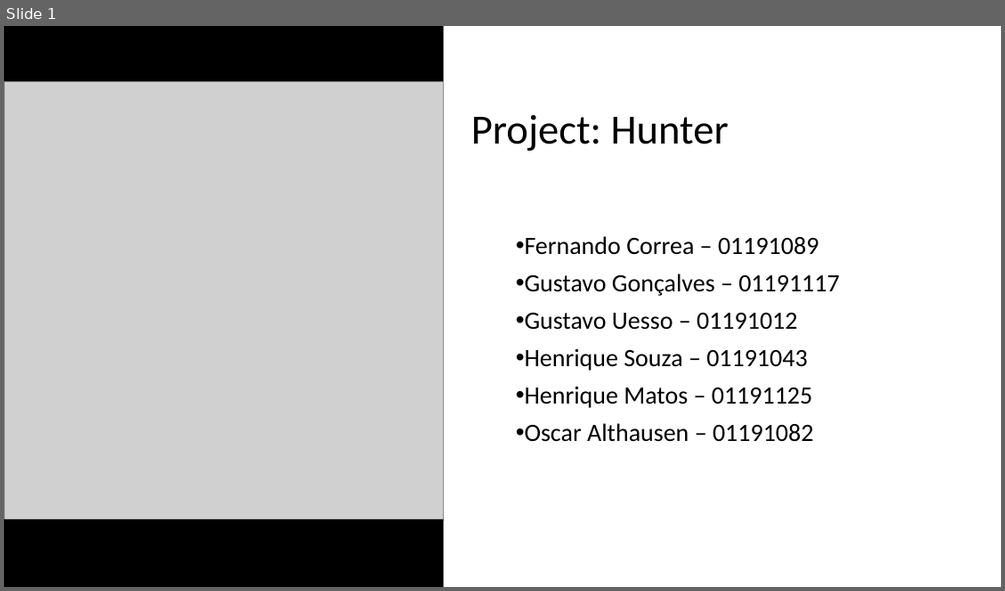
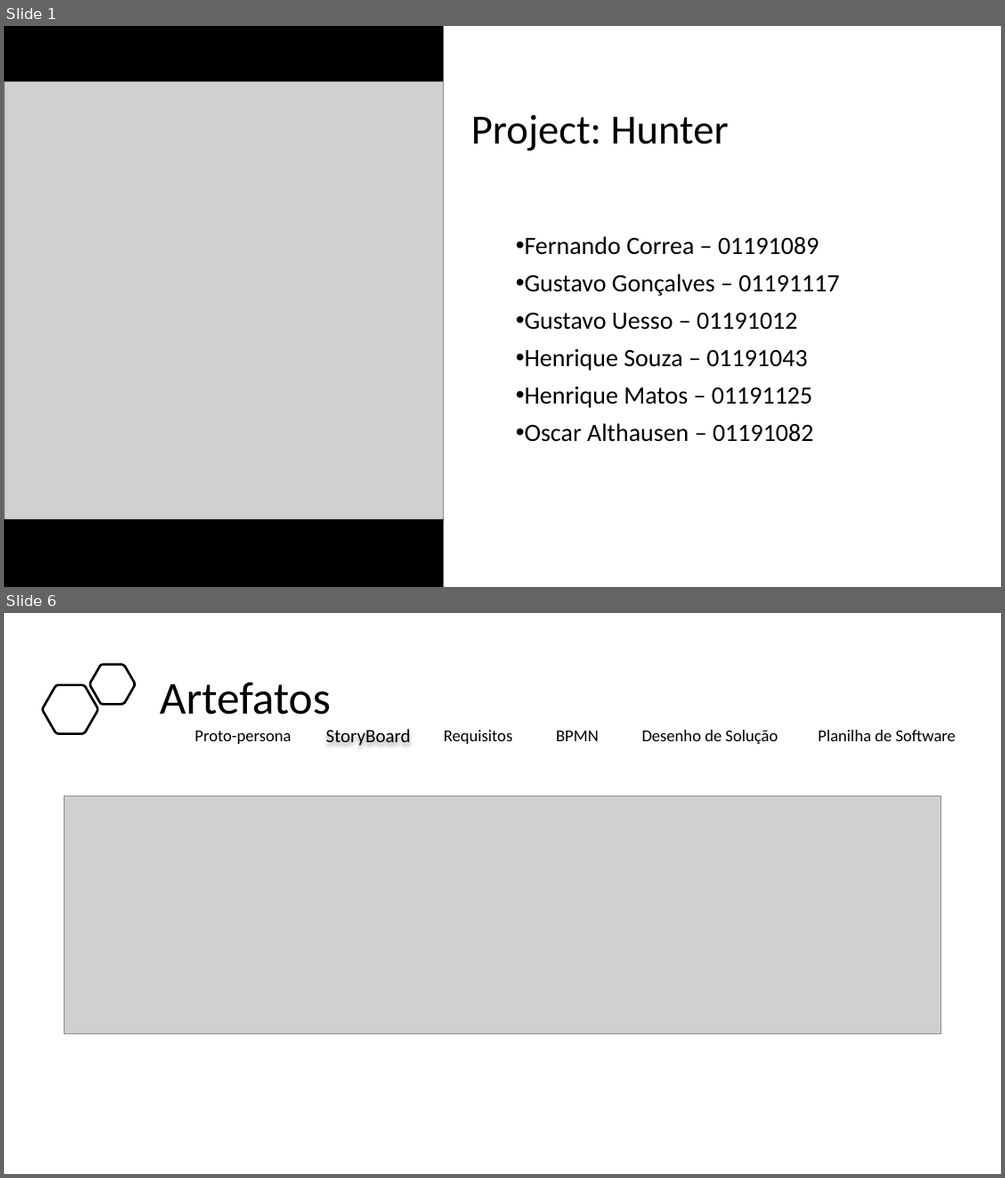
Before and after one commit to BandTec/project-hunter, a slide deck: Documentação/Apresentação - Sprint 3.pptx. Shown one above the other, each under a label of ours: slide 1 before the commit, slides 1 and 6 after it; the slides between them are not shown. The pictures are 1005x591 and 1005x1178 pixels, drawn with LibreOffice and Linux fonts; fonts in the diff are those of the drawing; grey boxes stand for pictures. Boxes give left, top, right and bottom in pixels: in the first picture for what was removed or moved away, otherwise in the second. Text is boxed around its words. In the diff, an @@ line names an element or a change of style, - is before the commit and + after.

```diff
--- a/Documentação/Apresentação - Sprint 3.pptx
+++ b/Documentação/Apresentação - Sprint 3.pptx
@@ slide 6 added at [4, 613, 1001, 1174], background #FFFFFF @@
@@ freeform shape added at [90, 665, 135, 705], outline #000000 2.25 pt @@
@@ freeform shape added at [43, 685, 98, 733], outline #000000 2.25 pt @@
@@ title added at [160, 682, 331, 714], 44 pt, text #000000 @@
+Artefatos
@@ text added at [194, 730, 291, 744], 16 pt, text #000000 @@
+Proto-persona
@@ text added at [326, 729, 411, 746], 18 pt, text #000000 @@
+StoryBoard
@@ text added at [444, 730, 513, 744], 16 pt, text #000000 @@
+Requisitos
@@ text added at [556, 730, 599, 741], 16 pt, text #000000 @@
+BPMN
@@ text added at [642, 730, 777, 744], 16 pt, text #000000 @@
+Desenho de Solução
@@ text added at [817, 730, 955, 741], 16 pt, text #000000 @@
+Planilha de Software
@@ picture added at [64, 795, 941, 1033] @@
```
Also in this commit, not shown: 11 slides changed, 4 other slides added, 5 slides removed, 6 other files.
